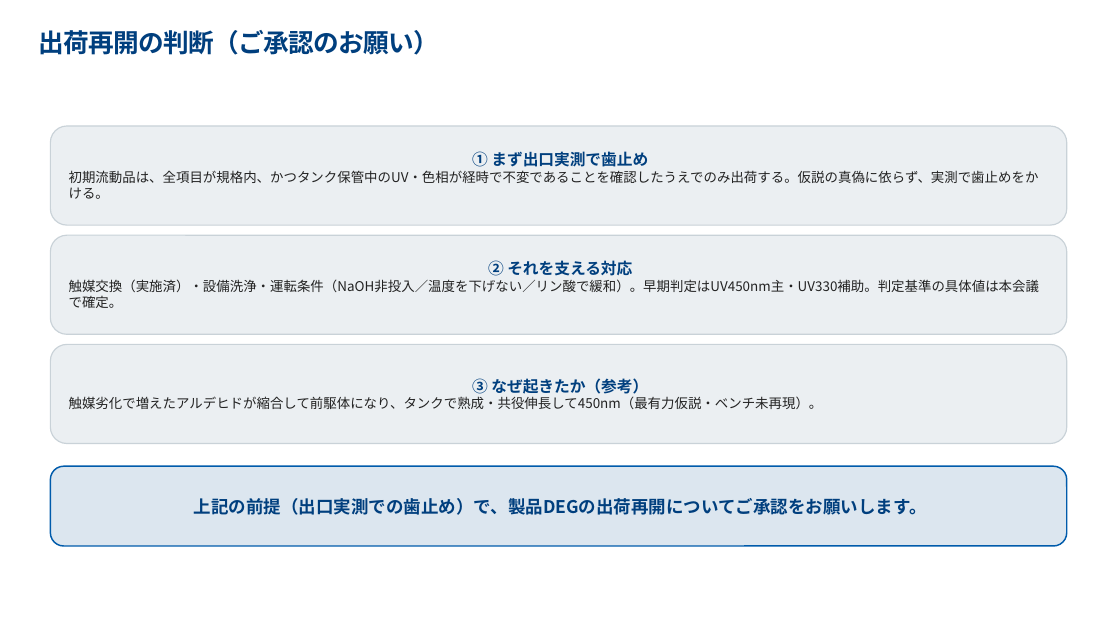
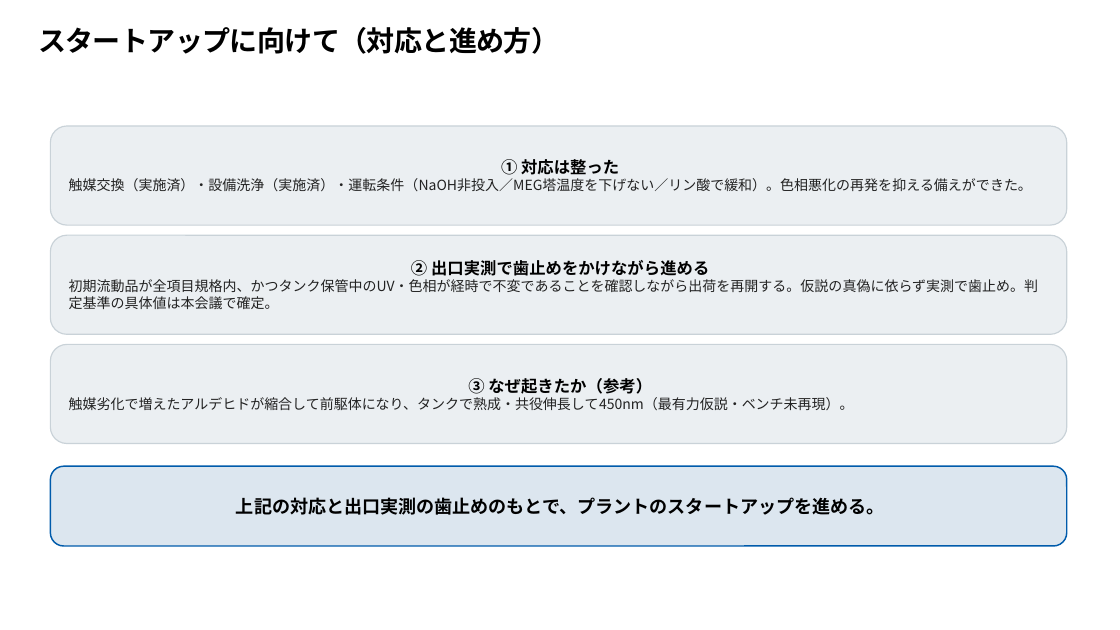
Before and after one commit to hiraoyosa-sys/Base, a slide deck: slide 14 of outputs/製品DEG色相悪化_対策会議.pptx. Drawn at 1120x630 pixels with LibreOffice and Linux fonts; fonts in the diff are those of the drawing. Boxes give left, top, right and bottom in pixels: in the first picture for what was removed or moved away, otherwise in the second. Text is boxed around its words. In the diff, an @@ line names an element or a change of style, - is before the commit and + after.

```diff
--- a/outputs/製品DEG色相悪化_対策会議.pptx
+++ b/outputs/製品DEG色相悪化_対策会議.pptx
@@ title at [38, 27, 559, 54]: text changed; size 22 to 24 pt; text colour #003F7E to #000000 @@
-出荷再開の判断（ご承認のお願い）
+スタートアップに向けて（対応と進め方）
@@ text in rounded rectangle at [69, 159, 1032, 191]: text changed; size 11.5 to 12 pt @@
-① まず出口実測で歯止め
-初期流動品は、全項目が規格内、かつタンク保管中のUV・色相が経時で不変であることを確認したうえでのみ出荷する。仮説の真偽に依らず、実測で歯止めをかける。
+① 対応は整った
+触媒交換（実施済）・設備洗浄（実施済）・運転条件（NaOH非投入／MEG塔温度を下げない／リン酸で緩和）。色相悪化の再発を抑える備えができた。
@@ text in rounded rectangle at [69, 260, 1038, 309]: text changed; size 11.5 to 12 pt @@
-② それを支える対応
-触媒交換（実施済）・設備洗浄・運転条件（NaOH非投入／温度を下げない／リン酸で緩和）。早期判定はUV450nm主・UV330補助。判定基準の具体値は本会議で確定。
+② 出口実測で歯止めをかけながら進める
+初期流動品が全項目規格内、かつタンク保管中のUV・色相が経時で不変であることを確認しながら出荷を再開する。仮説の真偽に依らず実測で歯止め。判定基準の具体値は本会議で確定。
@@ rounded rectangle "③ なぜ起きたか（参考）" at [50, 344, 1067, 444]: size 13.5 to 14 pt, text colour #003F7E to #000000 in "③ なぜ起きたか（参考）"; size 11.5 to 12 pt in "触媒劣化で増えたアルデヒドが縮合して前駆体になり、タンクで熟成・共役伸長して450nm（最有力仮説・ベンチ未再現）。" @@
@@ text in rounded rectangle at [236, 497, 885, 515]: text changed; size 15 to 15.5 pt; text colour #003F7E to #000000 @@
-上記の前提（出口実測での歯止め）で、製品DEGの出荷再開についてご承認をお願いします。
+上記の対応と出口実測の歯止めのもとで、プラントのスタートアップを進める。
```
Also in this commit, not shown: 13 other slides changed, 1 slide added, 9 other files.
